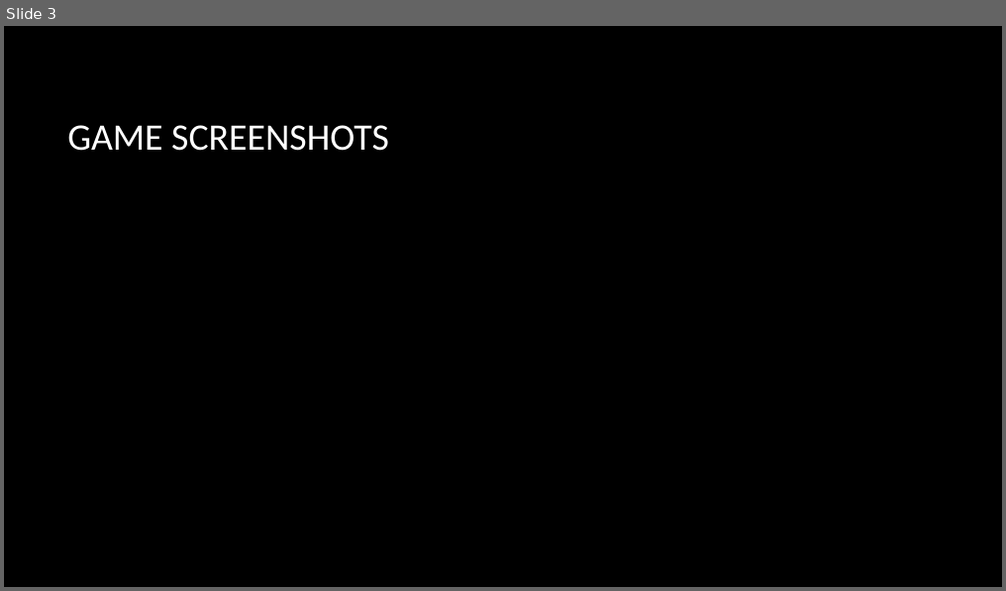
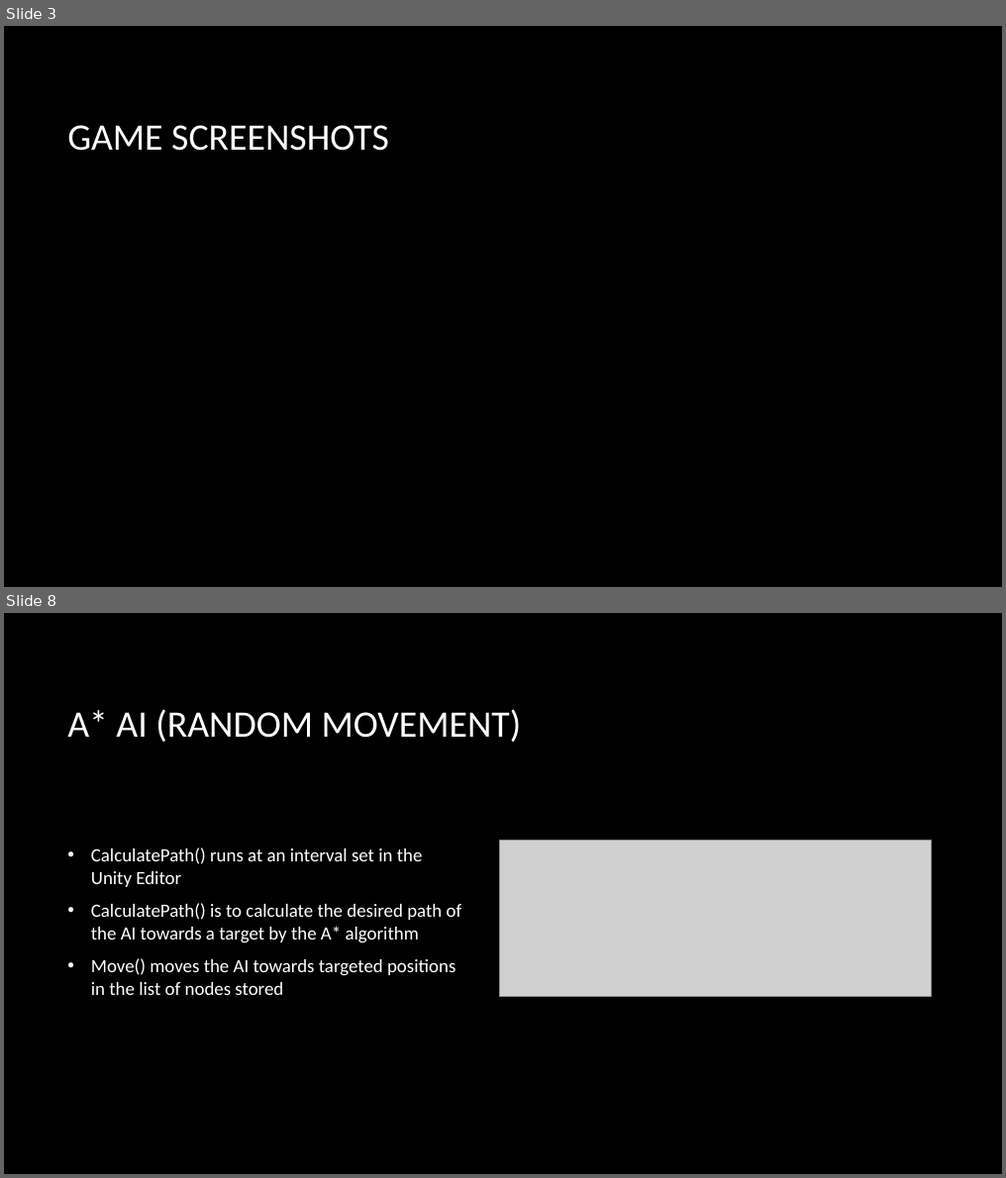
Before and after one commit to Lexzt/finlandai, a slide deck: Documentations/Pacman Revised.pptx. Shown one above the other, each under a label of ours: slide 3 before the commit, slides 3 and 8 after it; the slides between them are not shown. The pictures are 1006x591 and 1006x1178 pixels, drawn with LibreOffice and Linux fonts; fonts in the diff are those of the drawing; grey boxes stand for pictures; background and template pictures are left out. Boxes give left, top, right and bottom in pixels: in the first picture for what was removed or moved away, otherwise in the second. Text is boxed around its words. In the diff, an @@ line names an element or a change of style, - is before the commit and + after.

```diff
--- a/Documentations/Pacman Revised.pptx
+++ b/Documentations/Pacman Revised.pptx
@@ slide 8 added at (4,613,1002,1174), background picture (left out) @@
@@ title added at (67,709,522,742), 36 pt, text #FFFFFF @@
+A* AI (RANDOM MOVEMENT)
@@ text added at (91,848,462,995), 18 pt, text #FFFFFF @@
+• CalculatePath() runs at an interval set in the Unity Editor
+• CalculatePath() is to calculate the desired path of the AI towards a target by the A* algorithm
+• Move() moves the AI towards targeted positions in the list of nodes stored
@@ picture added at (500,841,931,997) @@
```
Also in this commit, not shown: 3 slides changed, 3 other slides added, 1 slide removed, 1 other file.
